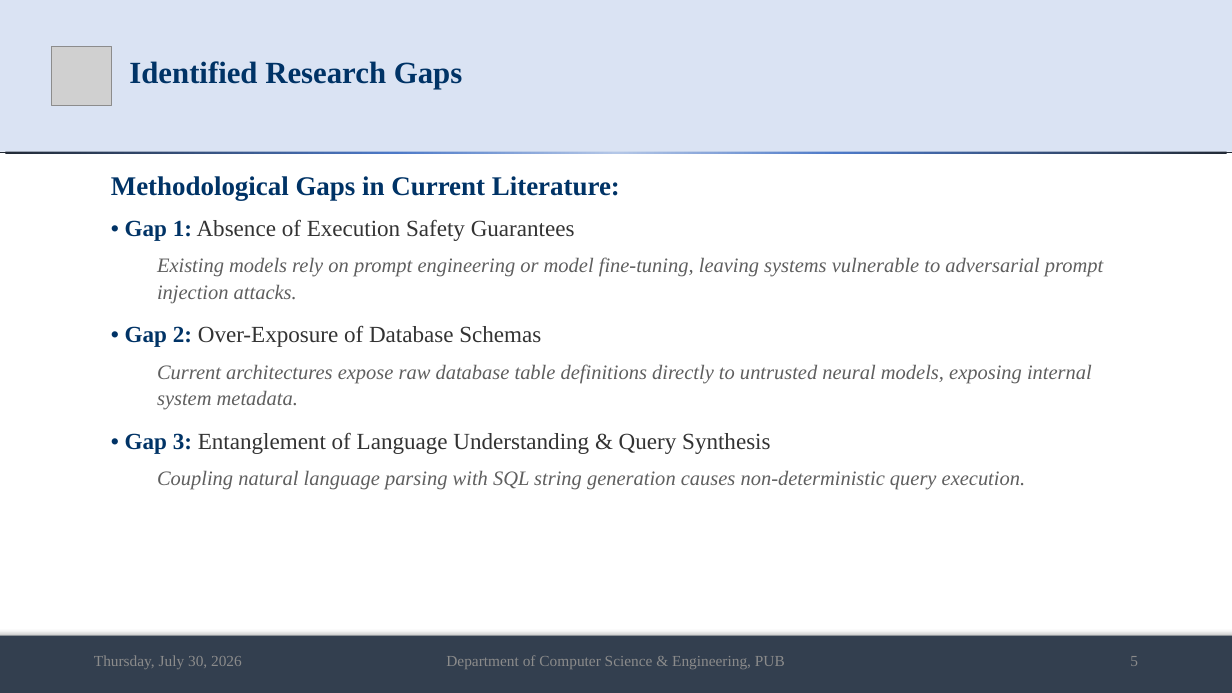
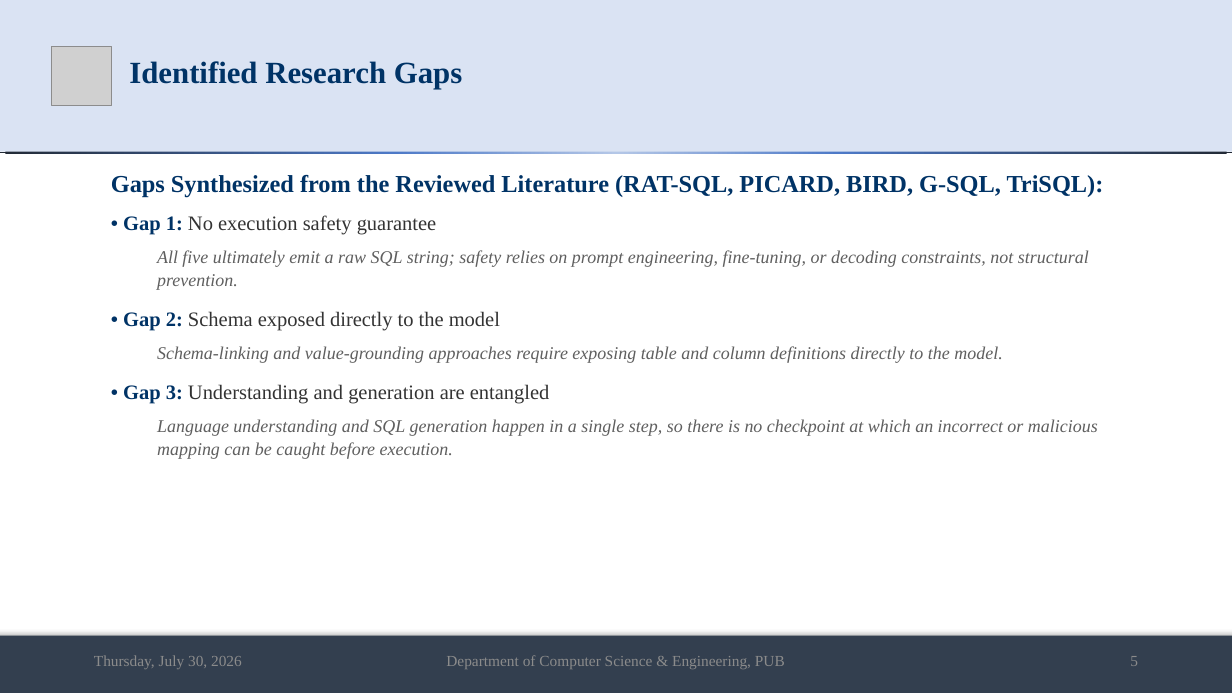
Before and after one commit to md-riaz/AEGIS-Research, a slide deck: slide 5 of docs/scripts/Md_Riaz_Mid_Defense_Final_0322310105101024.pptx. Drawn at 1232x693 pixels with LibreOffice and Linux fonts; fonts in the diff are those of the drawing; grey boxes stand for pictures. Boxes give left, top, right and bottom in pixels: in the first picture for what was removed or moved away, otherwise in the second. Text is boxed around its words. In the diff, an @@ line names an element or a change of style, - is before the commit and + after.

```diff
--- a/docs/scripts/Md_Riaz_Mid_Defense_Final_0322310105101024.pptx
+++ b/docs/scripts/Md_Riaz_Mid_Defense_Final_0322310105101024.pptx
@@ text at (111,175,1104,459): text changed; size 16 to 14 pt @@
-Methodological Gaps in Current Literature:
-• Gap 1: Absence of Execution Safety Guarantees
-Existing models rely on prompt engineering or model fine-tuning, leaving systems vulnerable to adversarial prompt injection attacks.
-• Gap 2: Over-Exposure of Database Schemas
-Current architectures expose raw database table definitions directly to untrusted neural models, exposing internal system metadata.
-• Gap 3: Entanglement of Language Understanding & Query Synthesis
-Coupling natural language parsing with SQL string generation causes non-deterministic query execution.
+Gaps Synthesized from the Reviewed Literature (RAT-SQL, PICARD, BIRD, G-SQL, TriSQL):
+• Gap 1: No execution safety guarantee
+All five ultimately emit a raw SQL string; safety relies on prompt engineering, fine-tuning, or decoding constraints, not structural prevention.
+• Gap 2: Schema exposed directly to the model
+Schema-linking and value-grounding approaches require exposing table and column definitions directly to the model.
+• Gap 3: Understanding and generation are entangled
+Language understanding and SQL generation happen in a single step, so there is no checkpoint at which an incorrect or malicious mapping can be caught before execution.
```
Also in this commit, not shown: 4 other slides changed, 6 other files.
